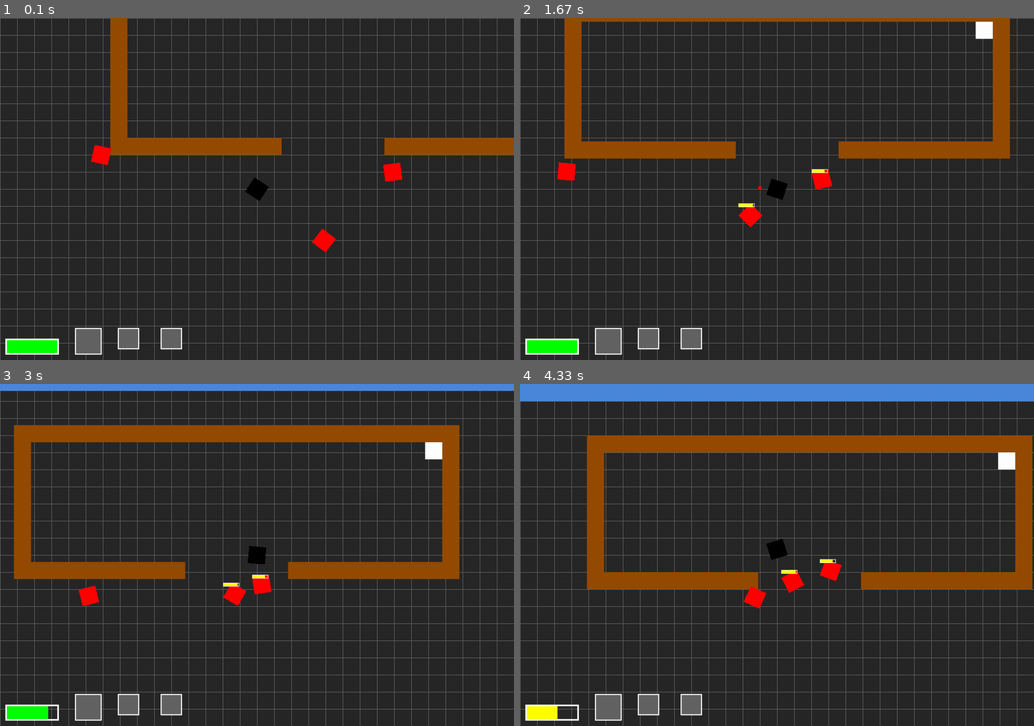
Above: before the commit, frames 1-4 (two rows, left to right).
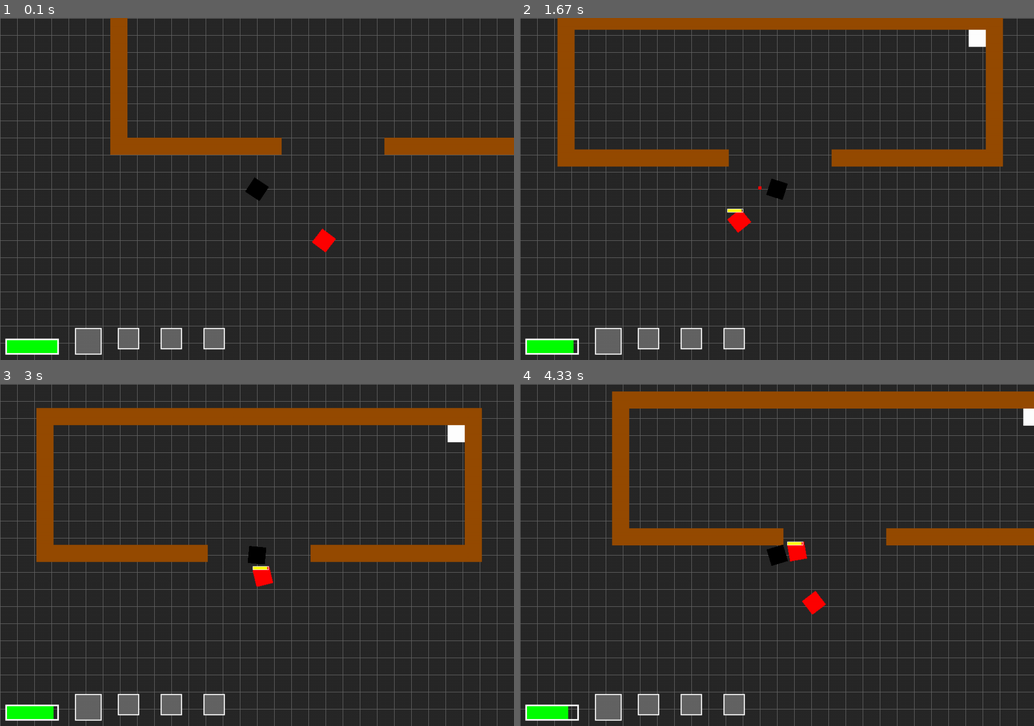
Above: after the commit, the same moments.

Repository: kangshwan/coop_pygame
Game: pygame game, started from main.py
Two runs of this game, one before a commit and one after it. Both use one fixed random seed, a clock stepped at 60 frames per second and the inputs below.
Inputs (mouse positions are in pixels of both pictures, inside the frame that each line leads up to):
- Up to frame 1 (0.1 s): no input
- Up to frame 2 (1.67 s): click (777, 189) at 0.38 s; hold D 0.67-1.13 s; click (941, 178) at 0.75 s; click (828, 264) at 1.22 s; hold W from 1.5 s (still down); click (617, 137) at 1.58 s; tap 3 at 1.65 s
- Up to frame 3 (3 s): release W at 1.8 s; hold D 1.83-2.3 s; click (334, 435) at 1.92 s; hold A 2.33-2.87 s; click (318, 585) at 2.42 s; hold S from 2.9 s (still down); click (267, 438) at 2.98 s
- Up to frame 4 (4.33 s): tap 3 at 3.05, 4.22 s; release S at 3.2 s; hold A 3.23-3.63 s; click (591, 544) at 3.32 s; hold W 3.67-4.03 s; click (782, 589) at 3.75 s; hold D from 4.07 s (still down); click (761, 496) at 4.15 s

The runs differ from the first frame. In frame 1, 0.6% of the frame differs, in the area x 17-79%, y 37-97%; in frame 2, 8.4%; in frame 3, 23%, in the area x 0-100%, y 0-98%; in frame 4, 22%.

Commit message:
added ground img and fixed small problem

Diff:
--- a/hud.py
+++ b/hud.py
@@ -1,5 +1,6 @@
 import pygame as pg
 from setting import *
+
 def draw_player_health(surf, x, y, pct):
     if pct < 0:
         pct = 0
@@ -24,7 +25,6 @@
 def draw_gun(surf, x, y, possible):
     BAR_LENGTH = 50
     BAR_HEIGHT = 50
-
     if possible[0]:
         gun_rect = pg.Rect(x, y, BAR_LENGTH, BAR_HEIGHT)
         pg.draw.rect(surf, LIGHTGREY, gun_rect)
--- a/main.py
+++ b/main.py
@@ -110,11 +110,11 @@
         self.camera.update(self.player)
 
         #update에서 Enemy 생성
-        #if self.now - self.enemy_spawned > 3000:
-        #    for e_position in self.enemy_pos:
-        #        #3초마다 해당 장소에서 생성. 추후 enemy_pos를 list로 쓸경우 for문 안에넣고 index들로 접근해서 생성하면 될듯.
-        #        Enemy(self, e_position[0], e_position[1], RED)
-        #        self.enemy_spawned = self.now
+        if self.now - self.enemy_spawned > 3000:
+            for e_position in self.enemy_pos:
+                #3초마다 해당 장소에서 생성. 추후 enemy_pos를 list로 쓸경우 for문 안에넣고 index들로 접근해서 생성하면 될듯.
+                Enemy(self, e_position[0], e_position[1], RED)
+                self.enemy_spawned = self.now
         self.second = ((pg.time.get_ticks() - self.start_tick)/1000)
 
         #hits -> used sprite collide method, (x, y, default boolean) collision check
@@ -131,12 +131,12 @@
         if self.player.gun_select == 2:
             hits = pg.sprite.groupcollide(self.enemys, self.bullets, False, False)
             for hit in hits:
-                hit.health -= WEAPONS[self.player.weapon]['damage']
+                hit.health -= self.player.weapon_damage
                 hit.vel = vec(0, 0)
         else:
             hits = pg.sprite.groupcollide(self.enemys, self.bullets, False, True)
             for hit in hits:
-                hit.health -= WEAPONS[self.player.weapon]['damage'] * len(hits[hit])
+                hit.health -= self.player.weapon_damage * len(hits[hit])
                 hit.vel = vec(0, 0)
 
         # explosion hit the player
@@ -155,8 +155,6 @@
             hit.health -= GRENADE_DAMAGE
             hit.vel = vec(0, 0)
             hit.pos += vec(EXPLOSION_KNOCKBACK, 0).rotate(-hit.rot)
-
-
 
     def events(self):
         # game loop events
@@ -184,6 +182,7 @@
             if isinstance(sprite, Enemy):
                 sprite.draw_health()
             self.screen.blit(sprite.image, self.camera.apply(sprite))
+
         #pg.draw.rect(self.screen, WHITE, self.player.hitbox,2)
 
         # HUD functions
@@ -194,7 +193,9 @@
     def load_data(self):
         # load map to the game
         game_folder = path.dirname(__file__)
+        img_folder = path.join(game_folder, 'Image')
         self.map = Map(path.join(game_folder,'map','map2.txt'))
+        self.ground_img = pg.image.load(path.join(img_folder, GROUND_IMG)).convert_alpha
         pass
 
 
--- a/map/map2.txt
+++ b/map/map2.txt
@@ -10,8 +10,8 @@
 1..........2........................2...................................................................1
 1..........2I......................I2...................................................................1
 1..........2222222222......2222222222...................................................................1
-1.........E.............................................................................................1
-1..........................E............................................................................1
+1.......................................................................................................1
+1.......................................................................................................1
 1..................P....................................................................................1
 1.........................................111111111111111111111111111111111111111.......................1
 1.........................................1.....................................1.......................1
--- a/setting.py
+++ b/setting.py
@@ -32,16 +32,6 @@
 PLAYER_HIT_BOX = pg.Rect(0, 0, 35, 35)
 PLAYER_HEALTH = 100
 
-# gun properties
-BULLET_SPEED = 500
-BULLET_LIFETIME = 700
-BULLET_RATE = 300
-BULLET_SPREAD = 5
-PISTOL_SPEED = 500
-PISTOL_LIFETIME = 700
-PISTOL_RATE = 250
-PISTOL_DAMAGE = 10
-
 # Weapon setting
 WEAPONS = {}
 WEAPONS['pistol'] = {'bullet_speed': 350,
@@ -67,22 +57,17 @@
                      'spread': 0,
                      'bullet_size': (3,3),
                      'bullet_count': 1}
-
-
-GUN_BULLET = {'pistol':-1, 'shotgun': 100}
-GUN_SPEED  = {'pistol': 350, 'shotgun': 500}
-GUN_LIFETIME = {'pistol': 700, 'shotgun': 200}
-GUN_RATE = {'pistol': 200, 'shotgun': 2000}
-GUN_DAMAGE = {'pistol': 10, 'shotgun': 7}
+#'flamethrower 추가 바람
 
 # grenade properties
 GRENADE_SPEED = 600
 GRENADE_LIFETIME = 3000
 GRENADE_RATE = 1000
 GRENADE_DAMAGE = 60
+
+# explosion properties
 EXPLOSION_LITETIME = 500
 EXPLOSION_KNOCKBACK = 70
-
 
 # enemy properties
 ENEMY_HEALTH = 100
@@ -95,6 +80,8 @@
 
 # item properties
 SPEEDUP_RATE = 5000
+ITEM_KIND = [0, 1, 2, 3, 4]
 
 #image
 TEST = "test.png"
+GROUND_IMG = 'ground.png'
--- a/sprites.py
+++ b/sprites.py
@@ -59,16 +59,19 @@
         self.acc = vec(0,0)
         self.rot = 0
         self.last_shot = 0
-        self.gun_status = [[True,1], [False, 0],[False, 0]]
+        self.gun_status = [[True,1], [False, 0],[False, 0],[False, 0]]
+        # 0 is pistol, 1 is shotgun, 2 is sniper 3 is flamethrower
         self.gun_select = 0
         self.last_grenade = 0
         #0 is pistol 1 is shotgun
         self.last_speed = 0
         self.now =pg.time.get_ticks()
         self.max_speed = 3
-
         self.health = PLAYER_HEALTH
         self.weapon = 'pistol'
+        self.weapon_rate = WEAPONS[self.weapon]['rate']
+        self.weapon_damage = WEAPONS[self.weapon]['damage']
+
     def load_images(self):
         self.image = pg.Surface(self.size, pg.SRCALPHA)
         # self.image에 Surface를 저장함. 나중에 img 삽입시 self.image에 img가 들어갈것.
@@ -119,14 +122,13 @@
                 dir = vec(1,0).rotate(self.rot)
                 relate_pos = vec(pg.mouse.get_pos()[0] - self.game.camera.camera.x, pg.mouse.get_pos()[1] - self.game.camera.camera.y)
                 dir_size = relate_pos-self.pos
-                magnitude = math.sqrt(dir_size.x**2 + dir_size.y**2)
-                Grenade(self.game, self.pos, dir, magnitude)
+                Grenade(self.game, self.pos, dir, dir_size.length())
                 print('fire in the hole!')
 
     def shoot(self, gun_select):
         now = pg.time.get_ticks()
         # bring the time when clicked / 딱 클릭된 순간의 시간을 가져옴
-        if now - self.last_shot > WEAPONS[self.weapon]['rate']:
+        if now - self.last_shot > self.weapon_rate:
             # this is for setting the bullet duration.
             # 초기의 last_shot의 초기값은 0, 이는 총알이 일정 간격을 두고 발사되는것을 염두한것.
             # ex)클릭 : 5시 1분 04.500초 바로전 총발사 : 5시 1분 04.300일시 뺐을경우 300이기때문에 총알발사 안됌
@@ -149,14 +151,15 @@
         self.acc = vec(0,0)
         self.get_keys()
         self.rotate()
+        self.weapon_rate = WEAPONS[self.weapon]['rate']
         self.acc += self.vel*PLAYER_FRICTION
         #apply friction / 가속력에 마찰력을 더해줌. 현재속력*마찰력(현재는 -0.05로 설정)
         #equations of motion
         self.vel = self.vel + 0.3*self.acc
-        if math.sqrt(self.vel.x**2+self.vel.y**2) > self.max_speed:
+        if self.vel.length() > self.max_speed:
             # this is for stop velocity growing infinitly
             # 속도가 무한정으로 빨라지는것을 방지하기위해 속도(vector)의 magnitude(속력)를 계산하여 magnitude가 3을 넘지 않도록 설정
-            self.vel *= self.max_speed/math.sqrt(self.vel.x**2+self.vel.y**2)
+            self.vel *= self.max_speed/self.vel.length()
             # simple vector calculate / 간단한 벡터계산을 이용하였음. 현재속력이 3보다 클경우 3으로 고정하기위한 수식.
         self.pos += self.vel
         self.hitbox.centerx = self.pos.x
@@ -197,12 +200,19 @@
 
     def collide_with_feed(self):
         hits = pg.sprite.spritecollide(self, self.game.feeds, True)
-        if hits:
-            print('collide!')
+        for hit in hits:
+            print(hit.item_no)
+            if hit.item_no == 1:
+                self.max_speed = 10
+                self.last_speed = pg.time.get_ticks()
+                self.gun_status[1] = [True, 240]
+                self.gun_status[2] = [True, 10]
             self.max_speed = 10
             self.last_speed = pg.time.get_ticks()
             self.gun_status[1] = [True, 240]
             self.gun_status[2] = [True, 10]
+            self.weapon_rate *= 0.5
+            self.weapon_damage *= 1.5
 
     def rotate(self):
         # The vector to the target (the mouse position).
@@ -249,6 +259,7 @@
         self.rect.center = self.pos
         if pg.sprite.spritecollideany(self, self.game.walls):
             self.kill()
+
         if pg.time.get_ticks() - self.spawn_time > WEAPONS[self.game.player.weapon]['bullet_lifetime']:
             self.kill()
 
@@ -265,6 +276,7 @@
         self.dir = dir
         self.speed = GRENADE_SPEED
         self.spawn_time = pg.time.get_ticks()
+
         self.power = magnitude
         if self.power > 300:
             pass
@@ -282,9 +294,9 @@
     def update(self):
         self.vel = self.dir * self.speed
         self.pos += self.vel * self.game.dt
-        if math.sqrt(self.vel.x**2 + self.vel.y**2) > 0 :
+        if self.vel.length() > 0 :
             self.speed -= 10
-        elif  math.sqrt(self.vel.x**2 + self.vel.y**2) < 0 :
+        elif self.vel.length() < 0 :
             self.vel = 0
         self.rect.centerx = self.pos.x
         self.reflect_with_walls('x')
@@ -354,6 +366,7 @@
         self.speed = random.choice(ENEMY_SPEED)
         self.rot = 0
         self.health = ENEMY_HEALTH
+
     def avoid_enemys(self):
         for enemy in self.game.enemys:
             if enemy != self:
@@ -404,7 +417,7 @@
         self.rect.x = self.pos.x*TILESIZE
         self.rect.y = self.pos.y*TILESIZE
         # 추후 random을 통해 바꿔야함.
-        self.item_no = 1
+        self.item_no = random.choice(ITEM_KIND)
 
 class Explode(pg.sprite.Sprite):
     def __init__(self, game, pos):
@@ -427,13 +440,14 @@
         if pg.time.get_ticks() - self.spawn_time > EXPLOSION_LITETIME:
             self.kill()
         pass
-
     pass
+
 class Wall(pg.sprite.Sprite):
     def __init__(self, game, x, y, color):
         self.groups = game.all_sprites, game.walls
         pg.sprite.Sprite.__init__(self, self.groups)
         self.game = game
+
         self.image = pg.Surface((TILESIZE,TILESIZE))
         self.image.fill(color)
         self.rect = self.image.get_rect()
--- a/tilemap.py
+++ b/tilemap.py
@@ -3,6 +3,7 @@
 
 def collide_hit_rect(first, second):
     return first.hitbox.colliderect(second.rect)
+
 class Map:
     def __init__(self, filename):
         self.data = []
Binary file added: Image/ground.png
Not shown, changed: README.md
